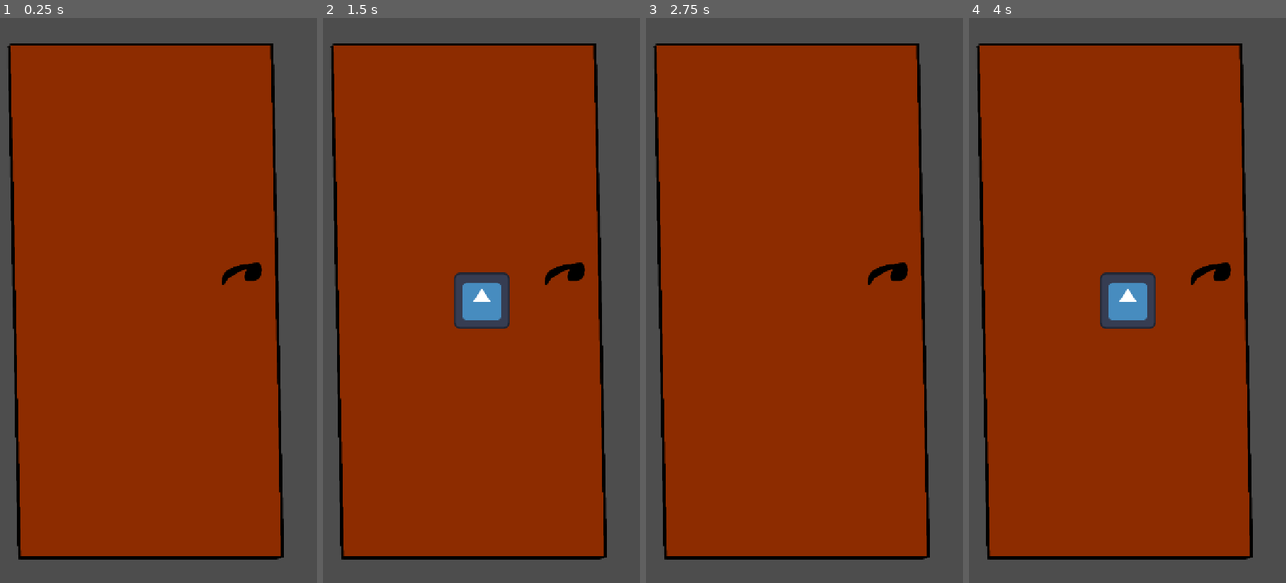
Above: before the commit, frames 1-4 (left to right).
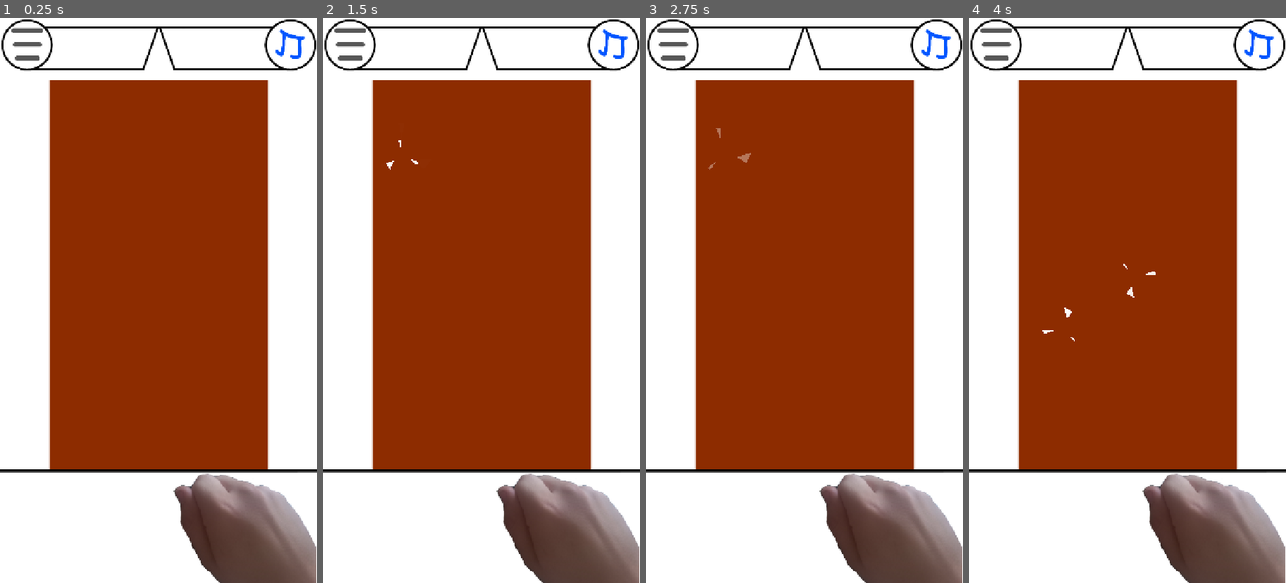
Above: after the commit, the same moments.

Repository: bobon4uto/DontKnockOff
Game: Godot game, scene res://scenes/base.tscn
Two runs of this game, one before a commit and one after it. Both use one fixed random seed, a clock stepped at 60 frames per second and the inputs below. The engine's default icon, where the game draws it, is replaced by a stand-in: a white triangle on a blue panel in a dark square.
Inputs (mouse positions are in pixels of both pictures, inside the frame that each line leads up to):
- Up to frame 1 (0.25 s): no input
- Up to frame 2 (1.5 s): click (399, 153) at 0.52 s; click (399, 153) at 1.27 s
- Up to frame 3 (2.75 s): click (722, 153) at 2.02 s
- Up to frame 4 (4 s): tap Enter at 2.75 s; move the mouse to (1197, 272) at 2.77 s; tap Space (Knock) at 2.85, 3.6 s; click (1197, 272) at 2.92 s; move the mouse to (1064, 328) at 3.52 s; click (1064, 328) at 3.67 s

The runs differ from the first frame. In frame 1, 52% of the frame differs, in the area x 0-100%, y 0-100%; in frame 2, 54%; in frame 3, 52%; in frame 4, 54%.

Commit message:
effects done

Diff:
--- a/project.godot
+++ b/project.godot
@@ -32,8 +32,10 @@
 [input_devices]
 
 pointing/emulate_touch_from_mouse=true
+pointing/emulate_mouse_from_touch=false
 
 [rendering]
 
 renderer/rendering_method="gl_compatibility"
 renderer/rendering_method.mobile="gl_compatibility"
+textures/vram_compression/import_etc2_astc=true
--- a/scenes/base.tscn
+++ b/scenes/base.tscn
@@ -1,53 +1,40 @@
-[gd_scene load_steps=6 format=3 uid="uid://b7kvgglwmeb0f"]
+[gd_scene load_steps=4 format=3 uid="uid://b7kvgglwmeb0f"]
 
-[ext_resource type="Texture2D" uid="uid://b7iaxigovyipq" path="res://assets/doors/DOOR.png" id="1_pvqg0"]
 [ext_resource type="Script" uid="uid://cfk7ggd7ahg6x" path="res://src/view.gd" id="1_t45w4"]
-[ext_resource type="Texture2D" uid="uid://5ytydb8xlj8b" path="res://icon.svg" id="2_baglu"]
-[ext_resource type="Texture2D" uid="uid://ccn8edjtphhp2" path="res://assets/doors/emptiness(actually a door).png" id="4_h5ip5"]
+[ext_resource type="Texture2D" uid="uid://508yef0vx76" path="res://assets/layout/scetch2.png" id="2_baglu"]
 
 [sub_resource type="RectangleShape2D" id="RectangleShape2D_t45w4"]
-size = Vector2(360, 360)
+size = Vector2(495, 880)
 
 [node name="base" type="Node"]
 
-[node name="view" type="Node2D" parent="."]
+[node name="shift" type="Node2D" parent="."]
+position = Vector2(360, 640)
+
+[node name="view" type="Node2D" parent="shift"]
 script = ExtResource("1_t45w4")
 
-[node name="Camera2D" type="Camera2D" parent="view"]
+[node name="Camera2D" type="Camera2D" parent="shift/view"]
 
-[node name="DOOR" type="Sprite2D" parent="view"]
-texture = ExtResource("1_pvqg0")
-
-[node name="effects" type="Node2D" parent="view"]
-visible = false
-
-[node name="knock-effect" type="Sprite2D" parent="view/effects"]
+[node name="DOOR" type="Sprite2D" parent="shift/view"]
 texture = ExtResource("2_baglu")
 
-[node name="Timer" type="Timer" parent="view"]
+[node name="effects" type="Node2D" parent="shift/view"]
+position = Vector2(-360, -640)
+
+[node name="Timer" type="Timer" parent="shift/view"]
 wait_time = 0.5
 one_shot = true
 
-[node name="TouchScreenButton" type="TouchScreenButton" parent="view"]
-position = Vector2(180, -187)
-scale = Vector2(1, 1.067)
+[node name="TouchScreenButton" type="TouchScreenButton" parent="shift/view"]
+position = Vector2(0, -59)
 shape = SubResource("RectangleShape2D_t45w4")
 action = "Knock"
 
-[node name="UI" type="Control" parent="."]
+[node name="UI" type="Control" parent="shift"]
 layout_mode = 3
 anchors_preset = 0
 offset_right = 40.0
 offset_bottom = 40.0
 
-[node name="TextureButton" type="TextureButton" parent="UI"]
-layout_mode = 0
-offset_left = -356.0
-offset_top = -642.0
-offset_right = -13.0
-offset_bottom = -19.0
-action_mode = 0
-texture_normal = ExtResource("4_h5ip5")
-
-[connection signal="timeout" from="view/Timer" to="view" method="_on_timer_timeout"]
-[connection signal="pressed" from="UI/TextureButton" to="view" method="_on_texture_button_pressed"]
+[connection signal="timeout" from="shift/view/Timer" to="shift/view" method="_on_timer_timeout"]
--- /dev/null
+++ b/scenes/effect.tscn
@@ -0,0 +1,291 @@
+[gd_scene load_steps=5 format=3 uid="uid://cvbhg7tcisxr0"]
+
+[ext_resource type="Script" uid="uid://c5mavjnoovkgf" path="res://src/effect.gd" id="1_5m5dw"]
+
+[sub_resource type="Animation" id="Animation_75f6q"]
+resource_name = "pop"
+tracks/0/type = "bezier"
+tracks/0/imported = false
+tracks/0/enabled = true
+tracks/0/path = NodePath(".:scale:x")
+tracks/0/interp = 1
+tracks/0/loop_wrap = true
+tracks/0/keys = {
+"handle_modes": PackedInt32Array(0, 0, 0),
+"points": PackedFloat32Array(0.005, -0.25, 0, 0.25, 0, 0.7, -0.25, 0, 0.25, 0, 1, -0.25, 0, 0, -1.5),
+"times": PackedFloat32Array(0, 0.31, 1)
+}
+tracks/1/type = "bezier"
+tracks/1/imported = false
+tracks/1/enabled = true
+tracks/1/path = NodePath(".:scale:y")
+tracks/1/interp = 1
+tracks/1/loop_wrap = true
+tracks/1/keys = {
+"handle_modes": PackedInt32Array(0, 0, 0),
+"points": PackedFloat32Array(0.005, -0.25, 0, 0.25, 0, 0.7, -0.25, 0, 0.25, 0, 1, -0.25, 0, 0.25, 0),
+"times": PackedFloat32Array(0, 0.31, 1)
+}
+tracks/2/type = "bezier"
+tracks/2/imported = false
+tracks/2/enabled = true
+tracks/2/path = NodePath("fragment3:color:a")
+tracks/2/interp = 1
+tracks/2/loop_wrap = true
+tracks/2/keys = {
+"handle_modes": PackedInt32Array(0, 0),
+"points": PackedFloat32Array(1, -0.25, 0, 0.25, 0, 0, -0.25, 0, 0.25, 0),
+"times": PackedFloat32Array(0.247631, 1)
+}
+tracks/3/type = "bezier"
+tracks/3/imported = false
+tracks/3/enabled = true
+tracks/3/path = NodePath("fragment2:color:a")
+tracks/3/interp = 1
+tracks/3/loop_wrap = true
+tracks/3/keys = {
+"handle_modes": PackedInt32Array(0, 0),
+"points": PackedFloat32Array(1, -0.25, 0, 0.25, 0, 0, -0.25, 0, 0.25, 0),
+"times": PackedFloat32Array(0.247631, 1)
+}
+tracks/4/type = "bezier"
+tracks/4/imported = false
+tracks/4/enabled = true
+tracks/4/path = NodePath("fragment1:color:a")
+tracks/4/interp = 1
+tracks/4/loop_wrap = true
+tracks/4/keys = {
+"handle_modes": PackedInt32Array(0, 0),
+"points": PackedFloat32Array(1, -0.25, 0, 0.25, 0, 0, -0.25, 0, 0.25, 0),
+"times": PackedFloat32Array(0.247631, 1)
+}
+
+[sub_resource type="Animation" id="Animation_5m5dw"]
+length = 0.001
+tracks/0/type = "bezier"
+tracks/0/imported = false
+tracks/0/enabled = true
+tracks/0/path = NodePath(".:scale:x")
+tracks/0/interp = 1
+tracks/0/loop_wrap = true
+tracks/0/keys = {
+"handle_modes": PackedInt32Array(0),
+"points": PackedFloat32Array(0.005, -0.25, 0, 0.25, 0),
+"times": PackedFloat32Array(0)
+}
+tracks/1/type = "bezier"
+tracks/1/imported = false
+tracks/1/enabled = true
+tracks/1/path = NodePath(".:scale:y")
+tracks/1/interp = 1
+tracks/1/loop_wrap = true
+tracks/1/keys = {
+"handle_modes": PackedInt32Array(0),
+"points": PackedFloat32Array(0.005, -0.25, 0, 0.25, 0),
+"times": PackedFloat32Array(0)
+}
+tracks/2/type = "bezier"
+tracks/2/imported = false
+tracks/2/enabled = true
+tracks/2/path = NodePath(".:color:r")
+tracks/2/interp = 1
+tracks/2/loop_wrap = true
+tracks/2/keys = {
+"handle_modes": PackedInt32Array(0),
+"points": PackedFloat32Array(1, -0.25, 0, 0.25, 0),
+"times": PackedFloat32Array(0)
+}
+tracks/3/type = "bezier"
+tracks/3/imported = false
+tracks/3/enabled = true
+tracks/3/path = NodePath(".:color:g")
+tracks/3/interp = 1
+tracks/3/loop_wrap = true
+tracks/3/keys = {
+"handle_modes": PackedInt32Array(0),
+"points": PackedFloat32Array(1, -0.25, 0, 0.25, 0),
+"times": PackedFloat32Array(0)
+}
+tracks/4/type = "bezier"
+tracks/4/imported = false
+tracks/4/enabled = true
+tracks/4/path = NodePath(".:color:b")
+tracks/4/interp = 1
+tracks/4/loop_wrap = true
+tracks/4/keys = {
+"handle_modes": PackedInt32Array(0),
+"points": PackedFloat32Array(1, -0.25, 0, 0.25, 0),
+"times": PackedFloat32Array(0)
+}
+tracks/5/type = "bezier"
+tracks/5/imported = false
+tracks/5/enabled = true
+tracks/5/path = NodePath(".:color:a")
+tracks/5/interp = 1
+tracks/5/loop_wrap = true
+tracks/5/keys = {
+"handle_modes": PackedInt32Array(0),
+"points": PackedFloat32Array(1, -0.25, 0, 0.25, 0),
+"times": PackedFloat32Array(0)
+}
+tracks/6/type = "bezier"
+tracks/6/imported = false
+tracks/6/enabled = true
+tracks/6/path = NodePath("fragment3:color:r")
+tracks/6/interp = 1
+tracks/6/loop_wrap = true
+tracks/6/keys = {
+"handle_modes": PackedInt32Array(0),
+"points": PackedFloat32Array(1, -0.25, 0, 0.25, 0),
+"times": PackedFloat32Array(0)
+}
+tracks/7/type = "bezier"
+tracks/7/imported = false
+tracks/7/enabled = true
+tracks/7/path = NodePath("fragment3:color:g")
+tracks/7/interp = 1
+tracks/7/loop_wrap = true
+tracks/7/keys = {
+"handle_modes": PackedInt32Array(0),
+"points": PackedFloat32Array(1, -0.25, 0, 0.25, 0),
+"times": PackedFloat32Array(0)
+}
+tracks/8/type = "bezier"
+tracks/8/imported = false
+tracks/8/enabled = true
+tracks/8/path = NodePath("fragment3:color:b")
+tracks/8/interp = 1
+tracks/8/loop_wrap = true
+tracks/8/keys = {
+"handle_modes": PackedInt32Array(0),
+"points": PackedFloat32Array(1, -0.25, 0, 0.25, 0),
+"times": PackedFloat32Array(0)
+}
+tracks/9/type = "bezier"
+tracks/9/imported = false
+tracks/9/enabled = true
+tracks/9/path = NodePath("fragment3:color:a")
+tracks/9/interp = 1
+tracks/9/loop_wrap = true
+tracks/9/keys = {
+"handle_modes": PackedInt32Array(0),
+"points": PackedFloat32Array(1, -0.25, 0, 0.25, 0),
+"times": PackedFloat32Array(0)
+}
+tracks/10/type = "bezier"
+tracks/10/imported = false
+tracks/10/enabled = true
+tracks/10/path = NodePath("fragment2:color:r")
+tracks/10/interp = 1
+tracks/10/loop_wrap = true
+tracks/10/keys = {
+"handle_modes": PackedInt32Array(0),
+"points": PackedFloat32Array(1, -0.25, 0, 0.25, 0),
+"times": PackedFloat32Array(0)
+}
+tracks/11/type = "bezier"
+tracks/11/imported = false
+tracks/11/enabled = true
+tracks/11/path = NodePath("fragment2:color:g")
+tracks/11/interp = 1
+tracks/11/loop_wrap = true
+tracks/11/keys = {
+"handle_modes": PackedInt32Array(0),
+"points": PackedFloat32Array(1, -0.25, 0, 0.25, 0),
+"times": PackedFloat32Array(0)
+}
+tracks/12/type = "bezier"
+tracks/12/imported = false
+tracks/12/enabled = true
+tracks/12/path = NodePath("fragment2:color:b")
+tracks/12/interp = 1
+tracks/12/loop_wrap = true
+tracks/12/keys = {
+"handle_modes": PackedInt32Array(0),
+"points": PackedFloat32Array(1, -0.25, 0, 0.25, 0),
+"times": PackedFloat32Array(0)
+}
+tracks/13/type = "bezier"
+tracks/13/imported = false
+tracks/13/enabled = true
+tracks/13/path = NodePath("fragment2:color:a")
+tracks/13/interp = 1
+tracks/13/loop_wrap = true
+tracks/13/keys = {
+"handle_modes": PackedInt32Array(0),
+"points": PackedFloat32Array(1, -0.25, 0, 0.25, 0),
+"times": PackedFloat32Array(0)
+}
+tracks/14/type = "bezier"
+tracks/14/imported = false
+tracks/14/enabled = true
+tracks/14/path = NodePath("fragment1:color:r")
+tracks/14/interp = 1
+tracks/14/loop_wrap = true
+tracks/14/keys = {
+"handle_modes": PackedInt32Array(0),
+"points": PackedFloat32Array(1, -0.25, 0, 0.25, 0),
+"times": PackedFloat32Array(0)
+}
+tracks/15/type = "bezier"
+tracks/15/imported = false
+tracks/15/enabled = true
+tracks/15/path = NodePath("fragment1:color:g")
+tracks/15/interp = 1
+tracks/15/loop_wrap = true
+tracks/15/keys = {
+"handle_modes": PackedInt32Array(0),
+"points": PackedFloat32Array(1, -0.25, 0, 0.25, 0),
+"times": PackedFloat32Array(0)
+}
+tracks/16/type = "bezier"
+tracks/16/imported = false
+tracks/16/enabled = true
+tracks/16/path = NodePath("fragment1:color:b")
+tracks/16/interp = 1
+tracks/16/loop_wrap = true
+tracks/16/keys = {
+"handle_modes": PackedInt32Array(0),
+"points": PackedFloat32Array(1, -0.25, 0, 0.25, 0),
+"times": PackedFloat32Array(0)
+}
+tracks/17/type = "bezier"
+tracks/17/imported = false
+tracks/17/enabled = true
+tracks/17/path = NodePath("fragment1:color:a")
+tracks/17/interp = 1
+tracks/17/loop_wrap = true
+tracks/17/keys = {
+"handle_modes": PackedInt32Array(0),
+"points": PackedFloat32Array(1, -0.25, 0, 0.25, 0),
+"times": PackedFloat32Array(0)
+}
+
+[sub_resource type="AnimationLibrary" id="AnimationLibrary_fmlo3"]
+_data = {
+&"RESET": SubResource("Animation_5m5dw"),
+&"pop": SubResource("Animation_75f6q")
+}
+
+[node name="effect" type="Polygon2D"]
+scale = Vector2(0.005, 0.005)
+script = ExtResource("1_5m5dw")
+
+[node name="fragment3" type="Polygon2D" parent="."]
+polygon = PackedVector2Array(2, 53, 1, 23, 9, 51)
+
+[node name="fragment2" type="Polygon2D" parent="."]
+polygon = PackedVector2Array(-32, -16, -60, -38, -65, -26)
+
+[node name="fragment1" type="Polygon2D" parent="."]
+polygon = PackedVector2Array(25, -22, 40, -59, 53, -32)
+
+[node name="Timer" type="Timer" parent="."]
+one_shot = true
+
+[node name="AnimationPlayer" type="AnimationPlayer" parent="."]
+libraries = {
+&"": SubResource("AnimationLibrary_fmlo3")
+}
+
+[connection signal="timeout" from="Timer" to="." method="_on_timer_timeout"]
--- /dev/null
+++ b/src/effect.gd
@@ -0,0 +1,11 @@
+extends Node2D
+@onready var life_timer: Timer =$Timer
+@onready var anim: AnimationPlayer =$AnimationPlayer
+func _ready():
+	rotation = randfn(0,2*3.14)
+	life_timer.start(randfn(1.0,0.25))
+	anim.play("pop")
+
+
+func _on_timer_timeout() -> void:
+	queue_free()
--- a/src/view.gd
+++ b/src/view.gd
@@ -2,17 +2,30 @@
 
 @onready var effects: Node2D = $effects
 @onready var knock_timer: Timer =$Timer
-func _process(delta):
-	if Input.is_action_just_pressed("Knock"):
-		KNOCK_KNOCK()
+@onready var door_button: TouchScreenButton =$TouchScreenButton
+
+@onready var effect_scene = preload("res://scenes/effect.tscn")
 
 
+func _input(event):
+
+	if Input.is_action_just_pressed("Knock"):
+		if event is InputEventScreenTouch or event is InputEventKey:
+			var effect = effect_scene.instantiate()
+
+			var pos = Vector2(  randfn(360,100) ,randfn(640,100))
+			if event is InputEventScreenTouch:
+				if event.is_pressed():
+					pos = event.get_position()
+
+			effect.global_position = pos
+			effects.add_child(effect)
+
+			KNOCK_KNOCK()
+
 func _on_timer_timeout() -> void:
-	effects.visible = false
+	pass
 
 func KNOCK_KNOCK():
-	effects.visible = true
+
 	knock_timer.start()
-
-func _on_texture_button_pressed() -> void:
-	KNOCK_KNOCK()
Binary file added: assets/layout/scetch2.png
Not shown, added: assets/layout/scetch2.png.import
Binary file added: assets/layout/sketch.png
Not shown, added: assets/layout/sketch.png.import
Not shown, changed: export_presets.cfg
Not shown, added: src/effect.gd.uid
